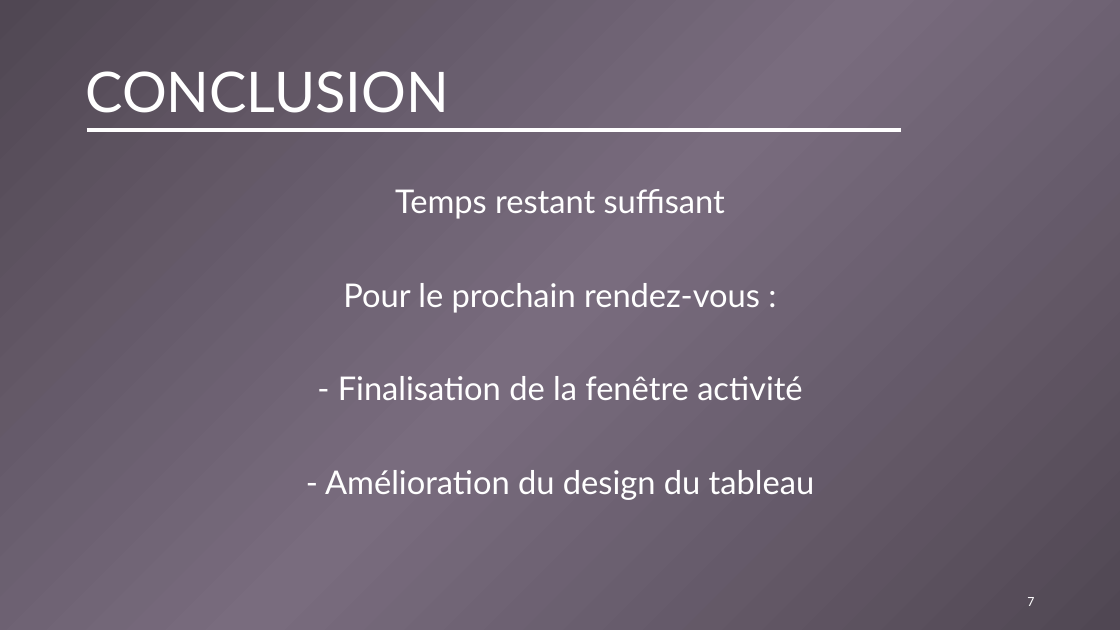
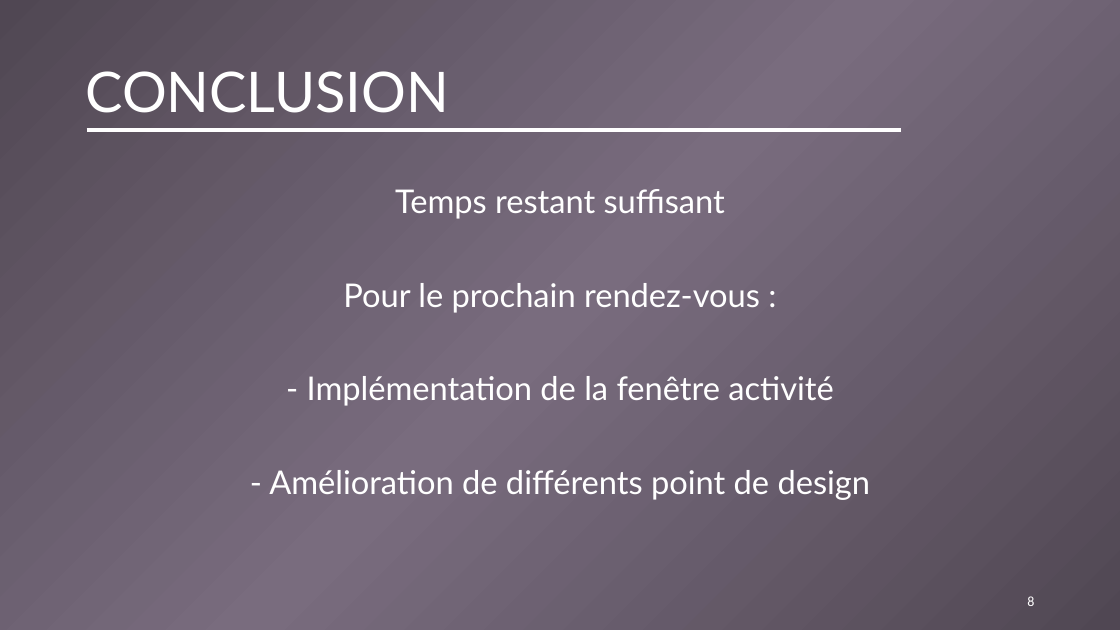
Before and after one commit to Spaicat/IUT-S2-EasyTasks, a slide deck: slide 8 of RDV/RDV2/EasyTask.pptx (slide 7 before the commit). Drawn at 1120x630 pixels with LibreOffice and Linux fonts; fonts in the diff are those of the drawing. Boxes give left, top, right and bottom in pixels: in the first picture for what was removed or moved away, otherwise in the second. Text is boxed around its words. In the diff, an @@ line names an element or a change of style, - is before the commit and + after.

```diff
--- a/RDV/RDV2/EasyTask.pptx
+++ b/RDV/RDV2/EasyTask.pptx
@@ text at [269, 376, 871, 500]: text changed @@
-- Finalisation de la fenêtre activité
-- Amélioration du design du tableau
+- Implémentation de la fenêtre activité
+- Amélioration de différents point de design
@@ page number at [1027, 596, 1034, 606]: text changed @@
-7
+8
```
Also in this commit, not shown: 2 other slides changed, 1 slide added, 6 other files.
